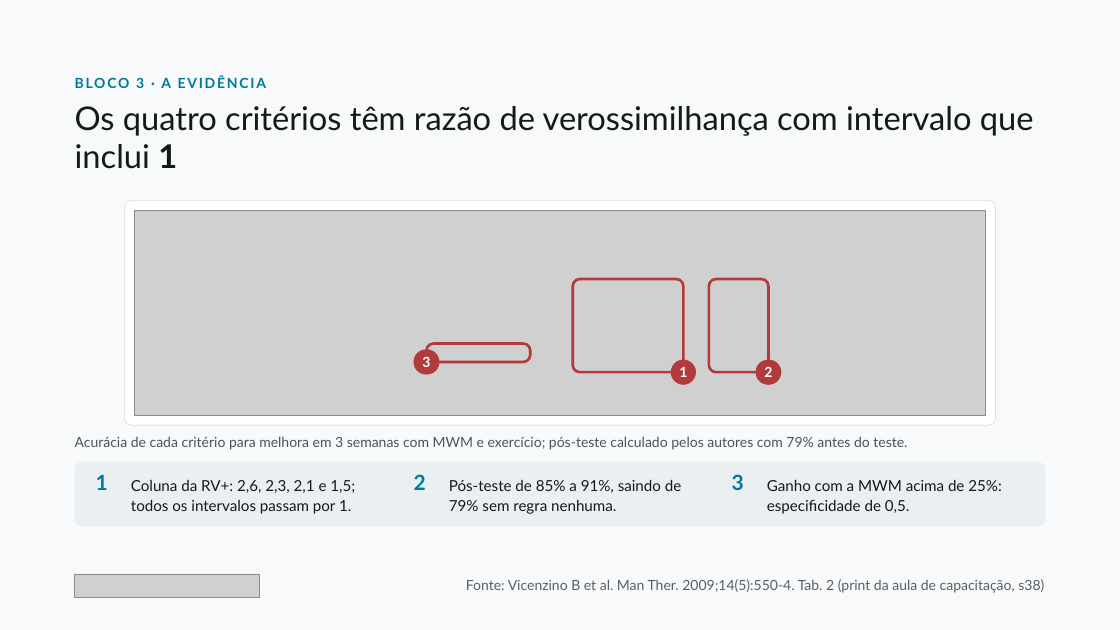
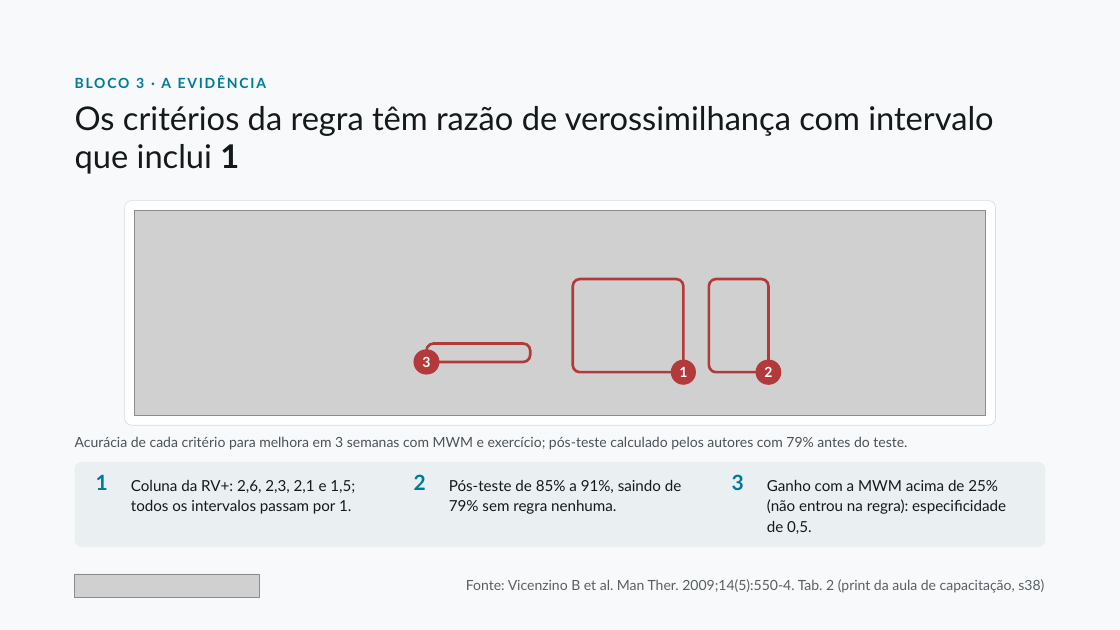
Before and after one commit to dossantosdanieel/illic, a slide deck: slide 15 of aulas/2026-11-cotovelo-lateral-2-reabilitacao/04_aula/cotovelo-lateral-2-reabilitacao.pptx. Drawn at 1120x630 pixels with LibreOffice and Linux fonts; fonts in the diff are those of the drawing; grey boxes stand for pictures. Boxes give left, top, right and bottom in pixels: in the first picture for what was removed or moved away, otherwise in the second. Text is boxed around its words. In the diff, an @@ line names an element or a change of style, - is before the commit and + after.

```diff
--- a/aulas/2026-11-cotovelo-lateral-2-reabilitacao/04_aula/cotovelo-lateral-2-reabilitacao.pptx
+++ b/aulas/2026-11-cotovelo-lateral-2-reabilitacao/04_aula/cotovelo-lateral-2-reabilitacao.pptx
@@ text at [75, 106, 993, 174]: text changed @@
-Os quatro critérios têm razão de verossimilhança com intervalo que inclui 1
+Os critérios da regra têm razão de verossimilhança com intervalo que inclui 1
@@ rounded rectangle: place and size @@
-rounded rectangle at [75, 462, 1046, 527]
+rounded rectangle at [75, 462, 1046, 547]
@@ rounded rectangle at [75, 462, 1046, 547]: proportions changed @@
@@ text at [767, 480, 1006, 534]: text changed @@
-Ganho com a MWM acima de 25%: especificidade de 0,5.
+Ganho com a MWM acima de 25% (não entrou na regra): especificidade de 0,5.
```
Also in this commit, not shown: 6 other slides changed, 23 other files.
